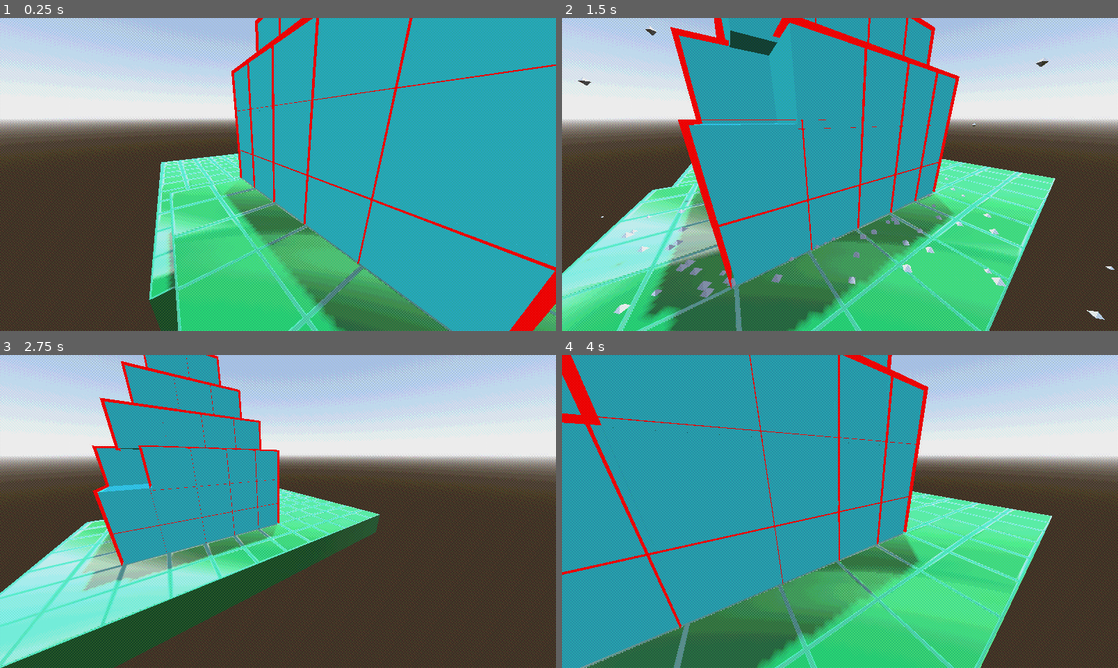
Above: before the commit, frames 1-4 (two rows, left to right).
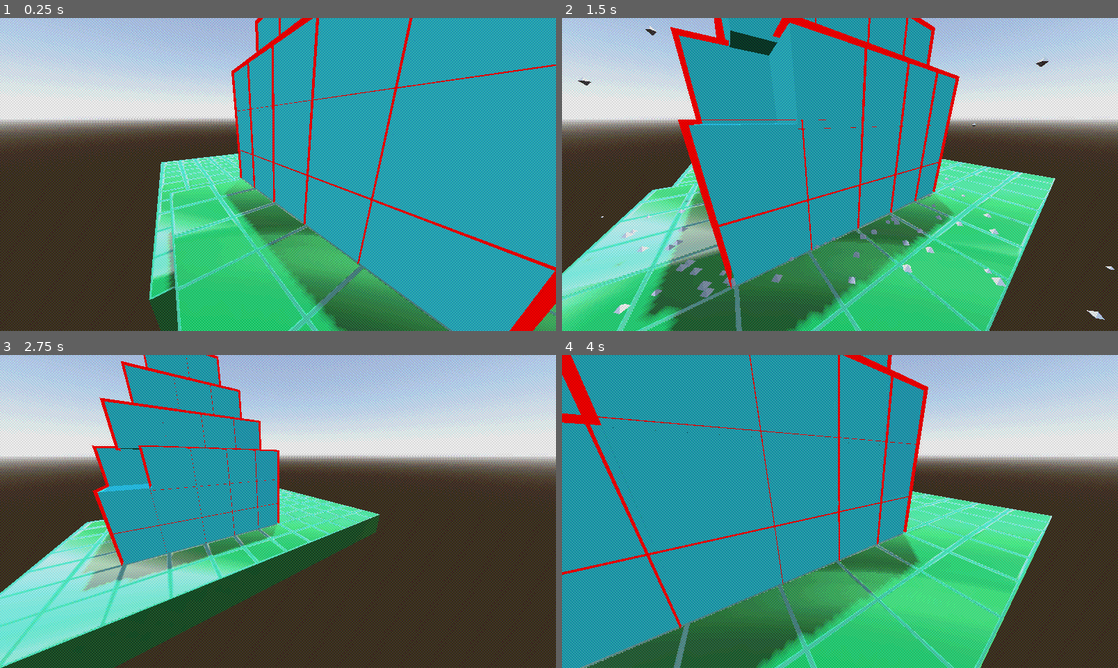
Above: after the commit, the same moments.

Repository: Sangsterj/detonation-destination
Game: Godot game, scene res://lav_testing.tscn
The game is run twice, just before and just after one commit, with the same random seed, the same clock (stepped at 60 frames per second) and the same inputs.
Inputs (mouse positions are in pixels of both pictures, inside the frame that each line leads up to):
- Up to frame 1 (0.25 s): no input
- Up to frame 2 (1.5 s): move the mouse to (962, 158) at 0.52 s; hold D (right) 0.53-1.28 s; click (962, 158) at 0.67 s; move the mouse to (728, 190) at 1.27 s; hold S (back, bound only before the commit) from 1.28 s (still down)
- Up to frame 3 (2.75 s): move the mouse to (333, 442) at 2.02 s; release S (back, bound only before the commit) at 2.03 s; hold D (right) from 2.03 s (still down)
- Up to frame 4 (4 s): move the mouse to (812, 574) at 2.77 s; release D (right) at 2.78 s; hold W (forward) 2.78-3.53 s; click (812, 574) at 2.92 s; move the mouse to (1006, 558) at 3.52 s; hold A (left) from 3.53 s (still down)

The runs differ from the first frame. In frame 1, 42% of the frame differs, in the area x 0-100%, y 0-100%; in frame 2, 46%; in frame 3, 44%; in frame 4, 48%.

Commit message:
stronger dithering

Diff:
--- a/cube.tscn
+++ b/cube.tscn
@@ -8,6 +8,7 @@
 [sub_resource type="BoxShape3D" id="BoxShape3D_silya"]
 
 [node name="Cube" type="Node3D"]
+physics_interpolation_mode = 1
 script = ExtResource("1_oxnf8")
 metadata/destructable = true
 
--- a/lav_testing.tscn
+++ b/lav_testing.tscn
@@ -22,9 +22,9 @@
 
 [sub_resource type="ShaderMaterial" id="ShaderMaterial_p6prb"]
 shader = ExtResource("2_ixf85")
-shader_parameter/SCREEN_WIDTH = 1152.0
-shader_parameter/COLOR_FACTOR = 10.0
-shader_parameter/DITHERING_STRENTH = 0.048
+shader_parameter/SCREEN_WIDTH = 1120.0
+shader_parameter/COLOR_FACTOR = 6.0
+shader_parameter/DITHERING_STRENTH = 0.05
 
 [node name="lav-testing" type="Node3D"]
 
--- a/project.godot
+++ b/project.godot
@@ -56,59 +56,6 @@
 ]
 }
 
-[input]
-
-left={
-"deadzone": 0.5,
-"events": [Object(InputEventKey,"resource_local_to_scene":false,"resource_name":"","device":-1,"window_id":0,"alt_pressed":false,"shift_pressed":false,"ctrl_pressed":false,"meta_pressed":false,"pressed":false,"keycode":0,"physical_keycode":65,"key_label":0,"unicode":97,"location":0,"echo":false,"script":null)
-]
-}
-right={
-"deadzone": 0.5,
-"events": [Object(InputEventKey,"resource_local_to_scene":false,"resource_name":"","device":-1,"window_id":0,"alt_pressed":false,"shift_pressed":false,"ctrl_pressed":false,"meta_pressed":false,"pressed":false,"keycode":0,"physical_keycode":68,"key_label":0,"unicode":100,"location":0,"echo":false,"script":null)
-]
-}
-up={
-"deadzone": 0.5,
-"events": [Object(InputEventKey,"resource_local_to_scene":false,"resource_name":"","device":-1,"window_id":0,"alt_pressed":false,"shift_pressed":false,"ctrl_pressed":false,"meta_pressed":false,"pressed":false,"keycode":0,"physical_keycode":32,"key_label":0,"unicode":32,"location":0,"echo":false,"script":null)
-]
-}
-down={
-"deadzone": 0.5,
-"events": [Object(InputEventKey,"resource_local_to_scene":false,"resource_name":"","device":-1,"window_id":0,"alt_pressed":false,"shift_pressed":false,"ctrl_pressed":false,"meta_pressed":false,"pressed":false,"keycode":0,"physical_keycode":4194325,"key_label":0,"unicode":0,"location":0,"echo":false,"script":null)
-]
-}
-rotate_left={
-"deadzone": 0.5,
-"events": [Object(InputEventKey,"resource_local_to_scene":false,"resource_name":"","device":-1,"window_id":0,"alt_pressed":false,"shift_pressed":false,"ctrl_pressed":false,"meta_pressed":false,"pressed":false,"keycode":0,"physical_keycode":4194319,"key_label":0,"unicode":0,"location":0,"echo":false,"script":null)
-]
-}
-rotate_right={
-"deadzone": 0.5,
-"events": [Object(InputEventKey,"resource_local_to_scene":false,"resource_name":"","device":-1,"window_id":0,"alt_pressed":false,"shift_pressed":false,"ctrl_pressed":false,"meta_pressed":false,"pressed":false,"keycode":0,"physical_keycode":4194321,"key_label":0,"unicode":0,"location":0,"echo":false,"script":null)
-]
-}
-rotate_up={
-"deadzone": 0.5,
-"events": [Object(InputEventKey,"resource_local_to_scene":false,"resource_name":"","device":-1,"window_id":0,"alt_pressed":false,"shift_pressed":false,"ctrl_pressed":false,"meta_pressed":false,"pressed":false,"keycode":0,"physical_keycode":4194320,"key_label":0,"unicode":0,"location":0,"echo":false,"script":null)
-]
-}
-rotate_down={
-"deadzone": 0.5,
-"events": [Object(InputEventKey,"resource_local_to_scene":false,"resource_name":"","device":-1,"window_id":0,"alt_pressed":false,"shift_pressed":false,"ctrl_pressed":false,"meta_pressed":false,"pressed":false,"keycode":0,"physical_keycode":4194322,"key_label":0,"unicode":0,"location":0,"echo":false,"script":null)
-]
-}
-forward={
-"deadzone": 0.5,
-"events": [Object(InputEventKey,"resource_local_to_scene":false,"resource_name":"","device":-1,"window_id":0,"alt_pressed":false,"shift_pressed":false,"ctrl_pressed":false,"meta_pressed":false,"pressed":false,"keycode":0,"physical_keycode":87,"key_label":0,"unicode":119,"location":0,"echo":false,"script":null)
-]
-}
-back={
-"deadzone": 0.5,
-"events": [Object(InputEventKey,"resource_local_to_scene":false,"resource_name":"","device":-1,"window_id":0,"alt_pressed":false,"shift_pressed":false,"ctrl_pressed":false,"meta_pressed":false,"pressed":false,"keycode":0,"physical_keycode":83,"key_label":0,"unicode":115,"location":0,"echo":false,"script":null)
-]
-}
-
 [rendering]
 
 renderer/rendering_method="gl_compatibility"
